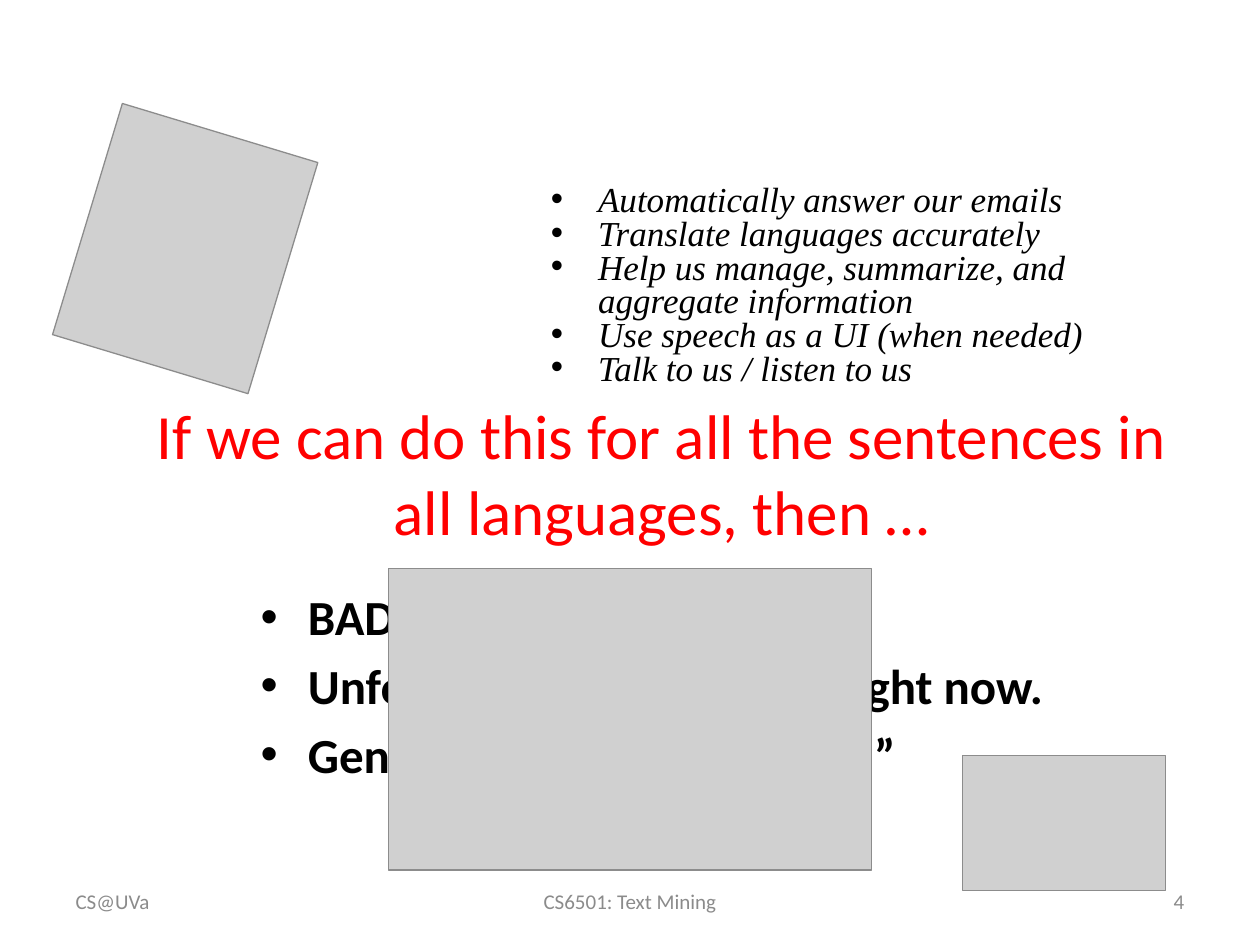
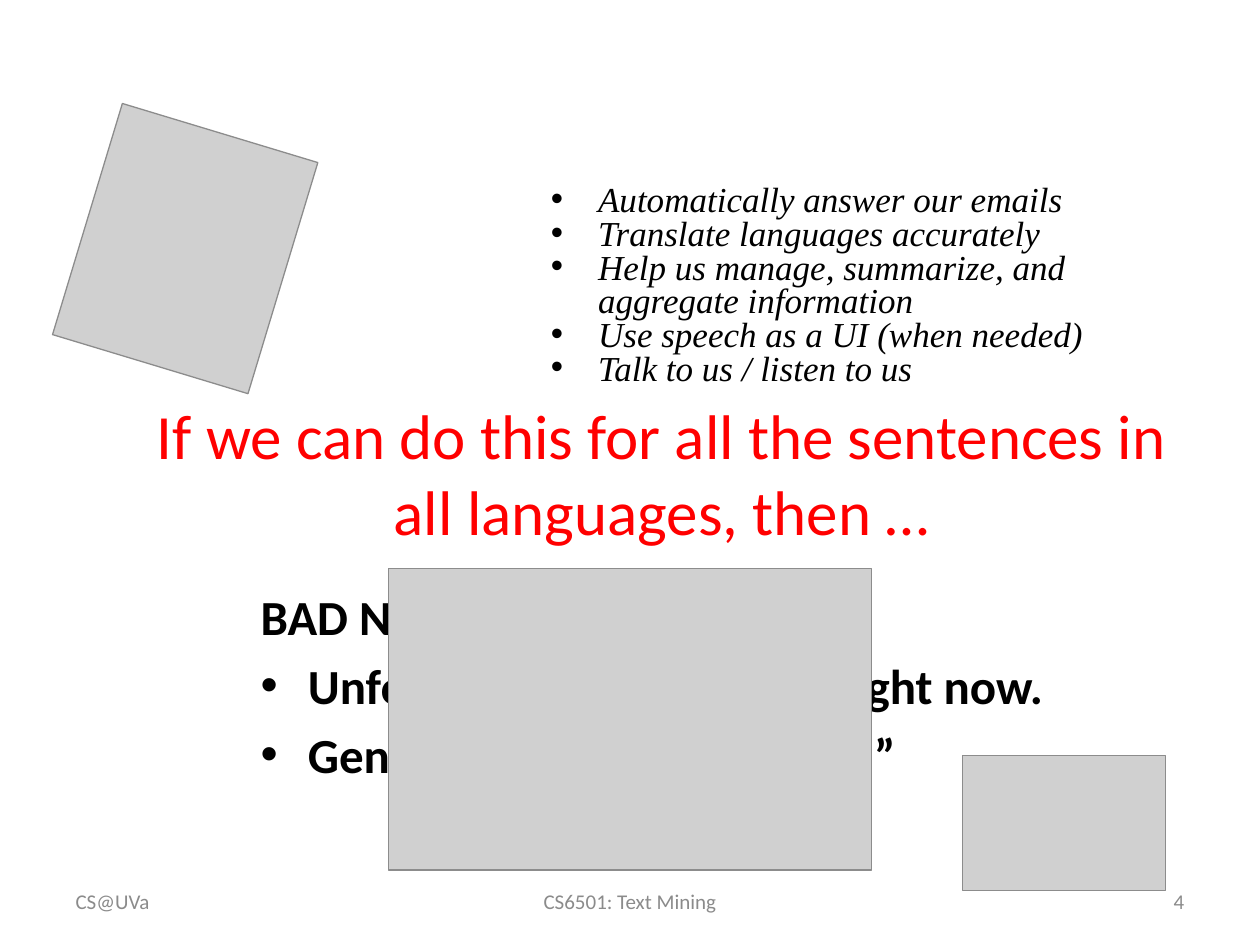
Before and after one commit to wang296/CS6501-Text-Mining, a slide deck: slide 4 of docs/IntroductionToNLP.pptx. Drawn at 1260x945 pixels with LibreOffice and Linux fonts; fonts in the diff are those of the drawing; grey boxes stand for pictures. Boxes give left, top, right and bottom in pixels: in the first picture for what was removed or moved away, otherwise in the second. Text is boxed around its words. In the diff, an @@ line names an element or a change of style, - is before the commit and + after.

```diff
--- a/docs/IntroductionToNLP.pptx
+++ b/docs/IntroductionToNLP.pptx
@@ subtitle at (261,595,496,647): bullet • to none @@
```
Also in this commit, not shown: 4 other files.
